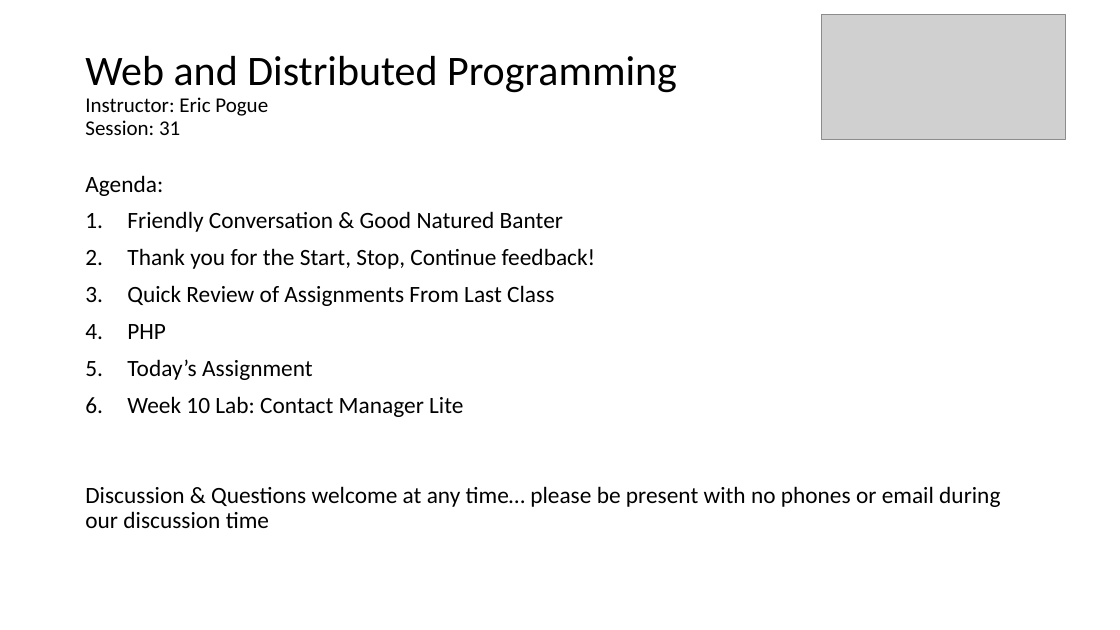
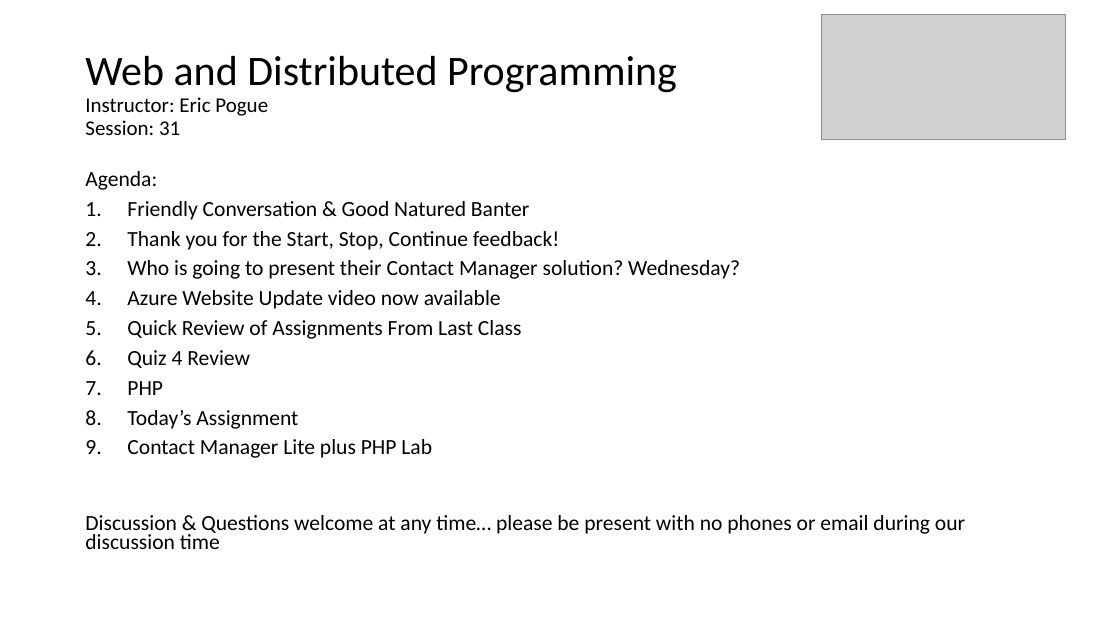
Before and after one commit to EricJPogue/www-epogue-info, a slide deck: slide 1 of CPSC-24700/Presentations/session-31.pptx. Drawn at 1120x630 pixels with LibreOffice and Linux fonts; fonts in the diff are those of the drawing; grey boxes stand for pictures. Boxes give left, top, right and bottom in pixels: in the first picture for what was removed or moved away, otherwise in the second. Text is boxed around its words. In the diff, an @@ line names an element or a change of style, - is before the commit and + after.

Commit message:
Update session 31 documents.

```diff
--- a/CPSC-24700/Presentations/session-31.pptx
+++ b/CPSC-24700/Presentations/session-31.pptx
@@ text at [85, 171, 965, 549]: size 20 to 18.5 pt in "Agenda:", "Friendly Conversation & Good Natured Banter", "Thank you for the Start, Stop, Continue ...", "Quick Review of Assignments From Last Class" and 3 more places; line spacing 0.9 to 0.7 @@
@@ text at [127, 260, 740, 309]: paragraphs added @@
+3. Who is going to present their Contact Manager solution? Wednesday?
+4. Azure Website Update video now available
@@ text at [127, 350, 250, 368]: paragraph added @@
+6. Quiz 4 Review
@@ text at [127, 439, 432, 458]: text changed; size 20 to 18.5 pt @@
-6. Week 10 Lab: Contact Manager Lite
+9. Contact Manager Lite plus PHP Lab
```
Also in this commit, not shown: 2 other slides changed, 6 other files.
